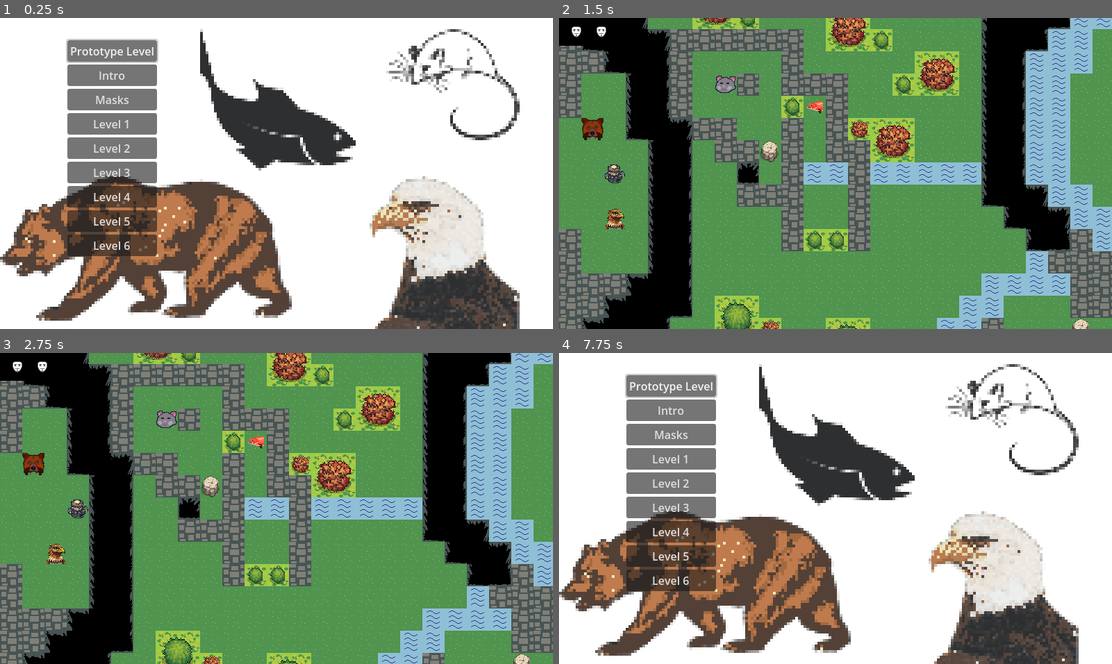
Above: before the commit, frames 1-4 (two rows, left to right).
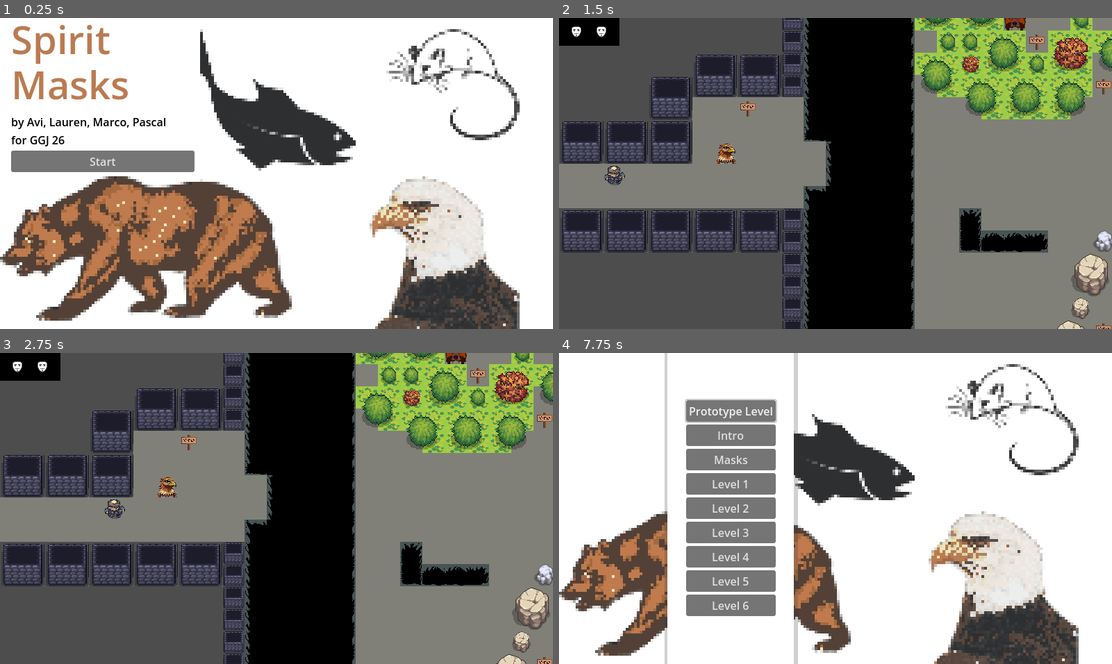
Above: after the commit, the same moments.

Repository: freeze88420/ggj26-spirit-masks-fork
Game: Godot game, scene res://main_stage/menu.tscn
The game is run twice, just before and just after one commit, with the same random seed, the same clock (stepped at 60 frames per second) and the same inputs. Before the commit the project starts from res://level_selector/level_selector.tscn.
Inputs (mouse positions are in pixels of both pictures, inside the frame that each line leads up to):
- Up to frame 1 (0.25 s): no input
- Up to frame 2 (1.5 s): click (664, 161) at 0.5 s, where only the run after the commit has a clickable "Start"; click (730, 148) at 1.25 s, where only the run after the commit has a clickable "Level 1"
- Up to frame 3 (2.75 s): tap Enter at 2 s; hold D (player_move_right) from 2.03 s (still down); tap Space (mask_interact) at 2.1 s
- Up to frame 4 (7.75 s): release D (player_move_right) at 2.78 s; hold Escape (back_action) 2.78-3.5 s; tap F (mask_swap) at 2.85, 5.85 s; click "Level 1" at 3.5 s; tap Tab (restart_level) at 4.25, 5.75 s; hold D (player_move_right) 4.28-5.03 s; tap Enter at 4.35, 6.6 s; hold W (player_move_up) 5.03-5.78 s; tap Space (mask_interact) at 5.1, 7.35 s; hold A (player_move_left) 5.78-7.28 s; hold Escape (back_action) from 7.28 s (still down)

The runs differ from the first frame. In frame 1, 12% of the frame differs, in the area x 2-36%, y 2-77%; in frame 2, 92%, in the area x 0-100%, y 0-100%; in frame 3, 92%; in frame 4, 20%.

Commit message:
feat: improve menu layouts and set menu as main scene

Diff:
--- a/level_selector/level_selector.gd
+++ b/level_selector/level_selector.gd
@@ -20,9 +20,9 @@
 				,
 			0
 		)
-		$MarginContainer/GridContainer.add_child(button)
+		$MarginContainer/MarginContainer2/CenterContainer/GridContainer.add_child(button)
 		index += 1
 
-	var first_btn: Control = $MarginContainer/GridContainer.get_child(0)
+	var first_btn: Control = $MarginContainer/MarginContainer2/CenterContainer/GridContainer.get_child(0)
 	first_btn.grab_focus()
 	static_levels = levels
--- a/level_selector/level_selector.tscn
+++ b/level_selector/level_selector.tscn
@@ -77,13 +77,25 @@
 texture = ExtResource("9_o0sms")
 
 [node name="MarginContainer" type="MarginContainer" parent="."]
-offset_left = 65.0
-offset_right = 289.0
+offset_left = 152.0
+offset_right = 344.0
 offset_bottom = 448.0
-theme_override_constants/margin_left = 32
-theme_override_constants/margin_top = 32
-theme_override_constants/margin_right = 32
-theme_override_constants/margin_bottom = 32
 
-[node name="GridContainer" type="GridContainer" parent="MarginContainer"]
+[node name="ColorRect" type="ColorRect" parent="MarginContainer"]
 layout_mode = 2
+color = Color(0.20784314, 0.20784314, 0.20784314, 0.23529412)
+
+[node name="ColorRect2" type="ColorRect" parent="MarginContainer/ColorRect"]
+layout_mode = 0
+offset_left = 4.0
+offset_right = 186.0
+offset_bottom = 448.0
+
+[node name="MarginContainer2" type="MarginContainer" parent="MarginContainer"]
+layout_mode = 2
+
+[node name="CenterContainer" type="CenterContainer" parent="MarginContainer/MarginContainer2"]
+layout_mode = 2
+
+[node name="GridContainer" type="GridContainer" parent="MarginContainer/MarginContainer2/CenterContainer"]
+layout_mode = 2
--- a/main_stage/menu.tscn
+++ b/main_stage/menu.tscn
@@ -5,6 +5,7 @@
 [ext_resource type="Texture2D" uid="uid://bgm32x8a2vvdc" path="res://wallpaper/levelWallPaperPixelResize.jpg" id="3_kujg8"]
 
 [sub_resource type="LabelSettings" id="LabelSettings_p8ow4"]
+line_spacing = -12.0
 font_size = 56
 font_color = Color(0.7294118, 0.48235294, 0.31764707, 1)
 
@@ -23,34 +24,38 @@
 offset_right = 40.0
 offset_bottom = 40.0
 
-[node name="CenterContainer" type="CenterContainer" parent="UI"]
+[node name="MarginContainer" type="MarginContainer" parent="UI"]
 layout_mode = 0
-offset_left = -89.0
-offset_top = -86.0
-offset_right = 495.0
-offset_bottom = 282.0
+offset_right = 296.0
+offset_bottom = 263.0
+theme_override_constants/margin_left = 16
+theme_override_constants/margin_top = -8
+theme_override_constants/margin_right = 16
+theme_override_constants/margin_bottom = 16
 
-[node name="VBoxContainer" type="VBoxContainer" parent="UI/CenterContainer"]
+[node name="VBoxContainer" type="VBoxContainer" parent="UI/MarginContainer"]
 layout_mode = 2
 
-[node name="Title" type="Label" parent="UI/CenterContainer/VBoxContainer"]
+[node name="Title" type="Label" parent="UI/MarginContainer/VBoxContainer"]
 layout_mode = 2
 theme_override_colors/font_color = Color(0.6431373, 0.41568628, 0.24705882, 1)
-text = "Spirit Masks"
+text = "Spirit
+Masks"
 label_settings = SubResource("LabelSettings_p8ow4")
 
-[node name="Smalltext" type="Label" parent="UI/CenterContainer/VBoxContainer"]
+[node name="Smalltext" type="Label" parent="UI/MarginContainer/VBoxContainer"]
 layout_mode = 2
 theme_override_colors/font_color = Color(0, 0, 0, 1)
-text = "By Avi, Lauren, Marco, Pascal
-for GGJ26"
+text = "by Avi, Lauren, Marco, Pascal
+for GGJ 26"
 
-[node name="HSeparator" type="HSeparator" parent="UI/CenterContainer/VBoxContainer"]
+[node name="HSeparator" type="HSeparator" parent="UI/MarginContainer/VBoxContainer"]
+visible = false
 custom_minimum_size = Vector2(0, 30)
 layout_mode = 2
 
-[node name="StartLevel" type="Button" parent="UI/CenterContainer/VBoxContainer"]
+[node name="StartLevel" type="Button" parent="UI/MarginContainer/VBoxContainer"]
 layout_mode = 2
 text = "Start"
 
-[connection signal="button_down" from="UI/CenterContainer/VBoxContainer/StartLevel" to="." method="_on_start_level_button_down"]
+[connection signal="button_down" from="UI/MarginContainer/VBoxContainer/StartLevel" to="." method="_on_start_level_button_down"]
--- a/project.godot
+++ b/project.godot
@@ -11,7 +11,7 @@
 [application]
 
 config/name="GGJ26"
-run/main_scene="uid://br7thvxwt57wb"
+run/main_scene="uid://bvva80txml2x"
 config/features=PackedStringArray("4.5", "Mobile")
 config/icon="uid://csvtwen24upd7"
 
Not shown: 1 places in level_selector/level_selector.tscn that only renumber resources
